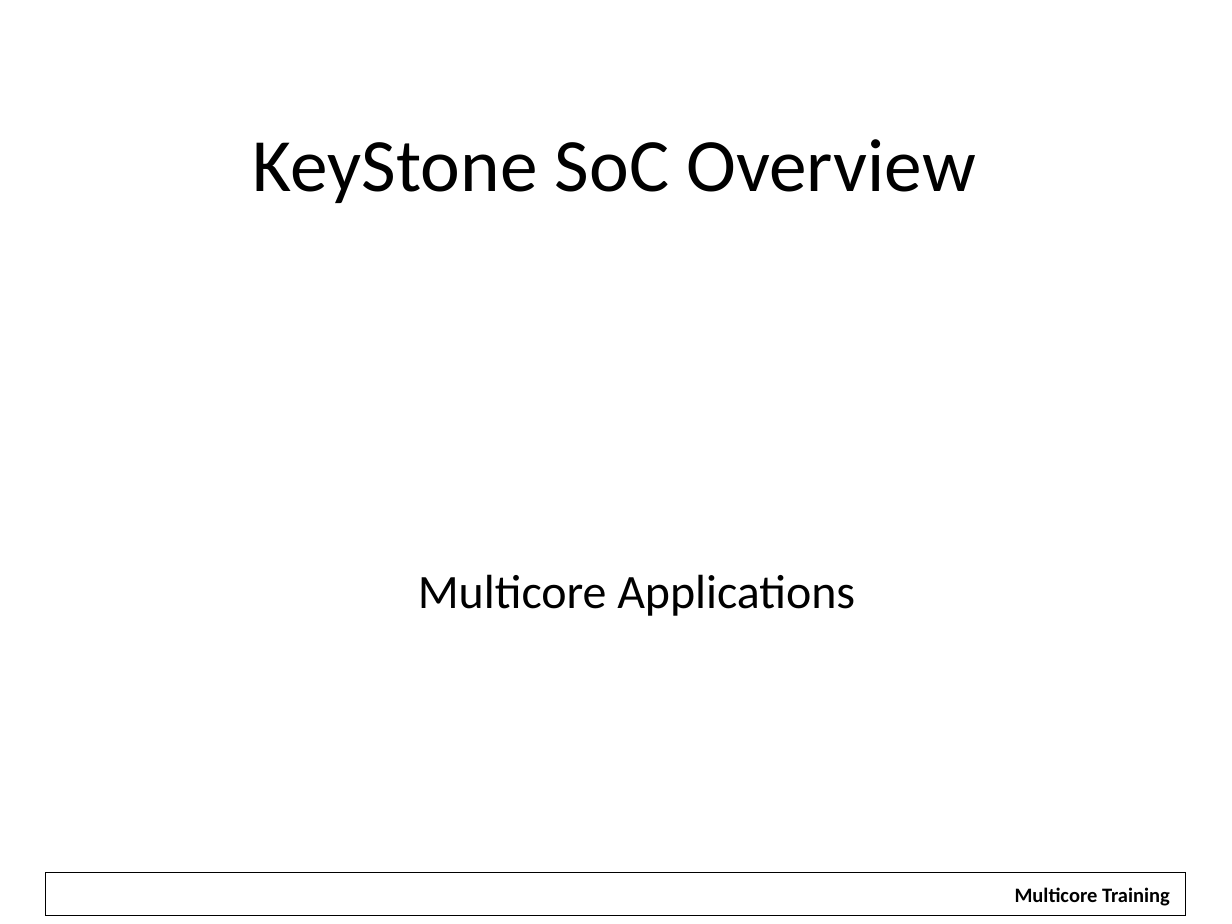
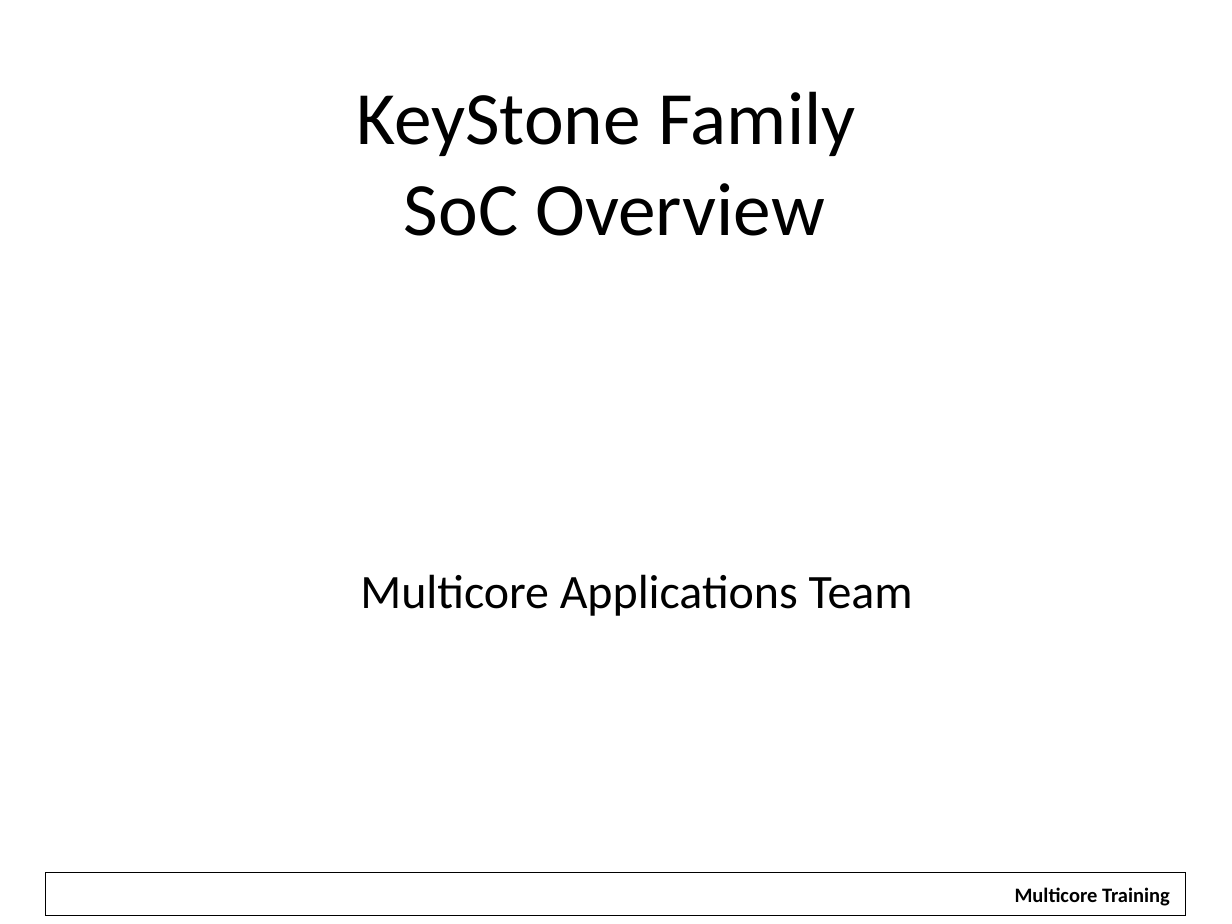
Before and after one commit to hari1989/keystone-workshop, a slide deck: slide 1 of preliminary/Working/presentations/KeyStone SoC Overview.pptx. Drawn at 1232x924 pixels with LibreOffice and Linux fonts; fonts in the diff are those of the drawing; background and template pictures are left out. Boxes give left, top, right and bottom in pixels: in the first picture for what was removed or moved away, otherwise in the second. Text is boxed around its words. In the diff, an @@ line names an element or a change of style, - is before the commit and + after.

```diff
--- a/preliminary/Working/presentations/KeyStone SoC Overview.pptx
+++ b/preliminary/Working/presentations/KeyStone SoC Overview.pptx
@@ text at <box>356,91,855,236</box>: text changed @@
-KeyStone SoC Overview
+KeyStone Family
+SoC Overview
@@ title at <box>360,574,913,616</box>: text changed @@
-Multicore Applications
+Multicore Applications Team
```
Also in this commit, not shown: 25 other slides changed, 6 slides added, 2 slides removed.
